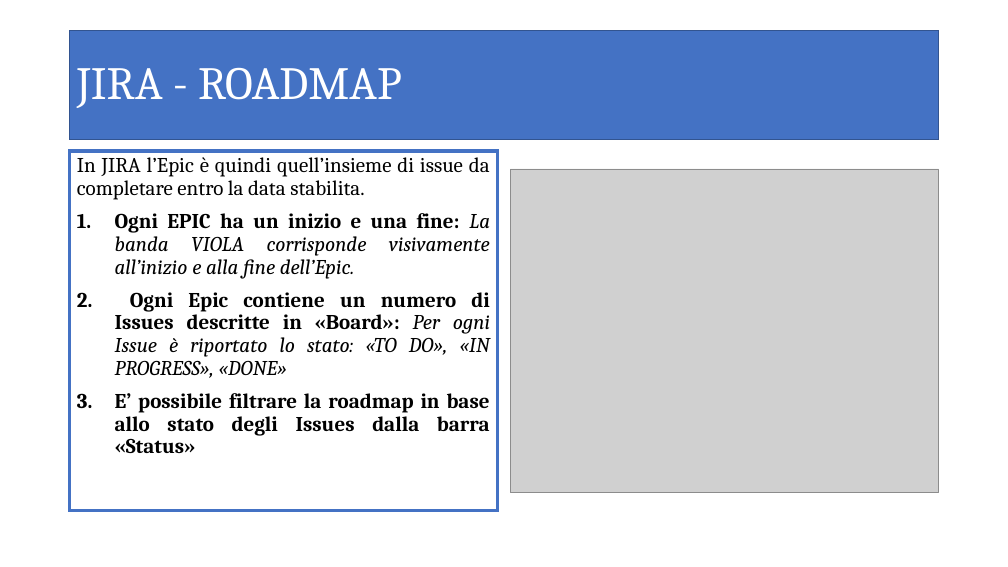
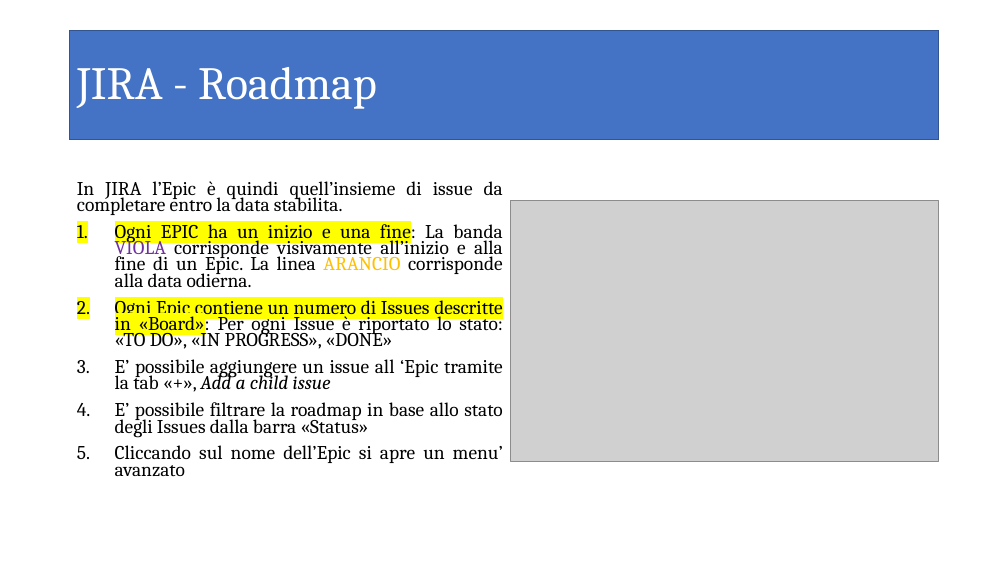
Before and after one commit to sdiricco/dirdem-micro, a slide deck: slide 5 of Documents/JIRA.pptx (slide 4 before the commit). Drawn at 1008x567 pixels with LibreOffice and Linux fonts; fonts in the diff are those of the drawing; grey boxes stand for pictures. Boxes give left, top, right and bottom in pixels: in the first picture for what was removed or moved away, otherwise in the second. Text is boxed around its words. In the diff, an @@ line names an element or a change of style, - is before the commit and + after.

Commit message:
aggiornata presentazione JIRA

```diff
--- a/Documents/JIRA.pptx
+++ b/Documents/JIRA.pptx
@@ title at box(77, 67, 377, 109): text changed @@
-JIRA - ROADMAP
+JIRA - Roadmap
@@ text "In JIRA l’Epic è quindi ...": place and size @@
-text "In JIRA l’Epic è quindi ..." at box(70, 151, 498, 511)
+text "In JIRA l’Epic è quindi ..." at box(77, 181, 503, 477)
@@ text "In JIRA l’Epic è quindi ..." at box(77, 181, 503, 477): vertical alignment top to middle; outline #4472C4 3 pt to none @@
@@ text at box(77, 181, 503, 438): size 20 to 18.5 pt in "In JIRA l’Epic è quindi quell’insieme di ...", "Ogni Epic contiene un numero di Issues ...", "E’ possibile filtrare la roadmap in base ..."; highlight none to #FFFF00 in "Ogni Epic contiene un numero di Issues ..."; bold off in "Ogni Epic contiene un numero di Issues ...", "E’ possibile filtrare la roadmap in base ..."; italic off in "Per ogni Issue è riportato lo stato: ..."; line spacing 0.9 to 0.7 @@
@@ picture: place and size @@
-picture at box(510, 169, 939, 492)
+picture at box(510, 200, 939, 461)
@@ text at box(115, 220, 503, 287): text changed; size 20 to 18.5 pt; italic off @@
-1. Ogni EPIC ha un inizio e una fine: La banda VIOLA corrisponde visivamente all’inizio e alla fine dell’Epic.
+1. Ogni EPIC ha un inizio e una fine: La banda VIOLA corrisponde visivamente all’inizio e alla fine di un Epic. La linea ARANCIO corrisponde alla data odierna.
@@ text at box(115, 359, 503, 390): paragraph added @@
+3. E’ possibile aggiungere un issue all ‘Epic tramite la tab «+», Add a child issue
@@ text at box(115, 445, 503, 477): paragraph added @@
+5. Cliccando sul nome dell’Epic si apre un menu’ avanzato
```
Also in this commit, not shown: 7 other slides changed, 2 slides added.
